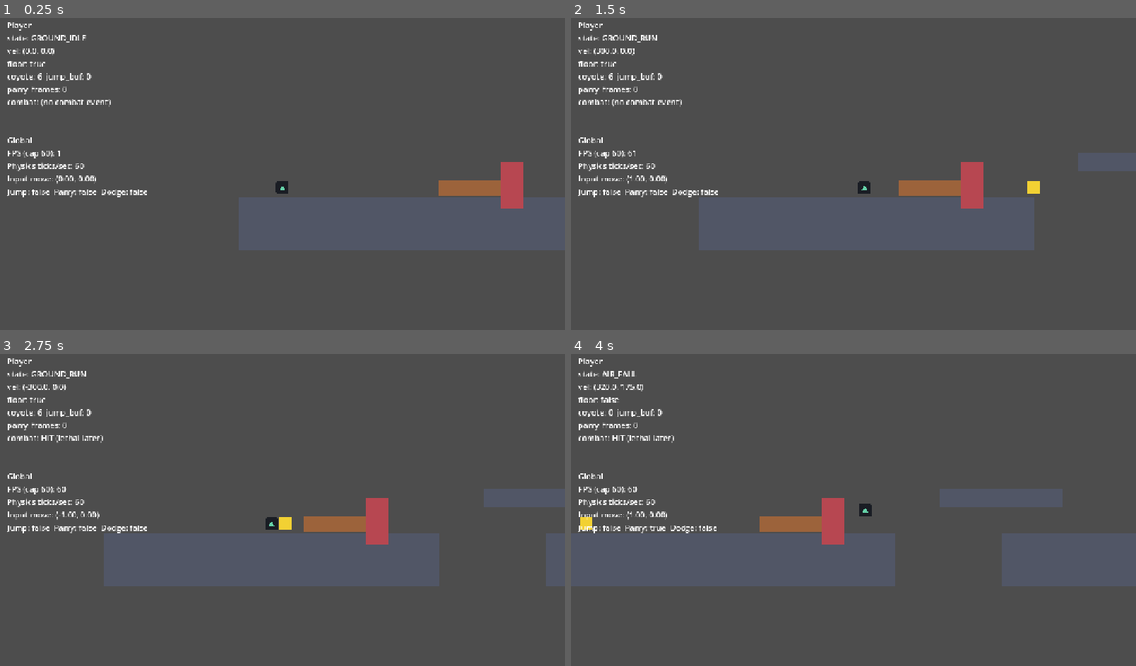
Above: before the commit, frames 1-4 (two rows, left to right).
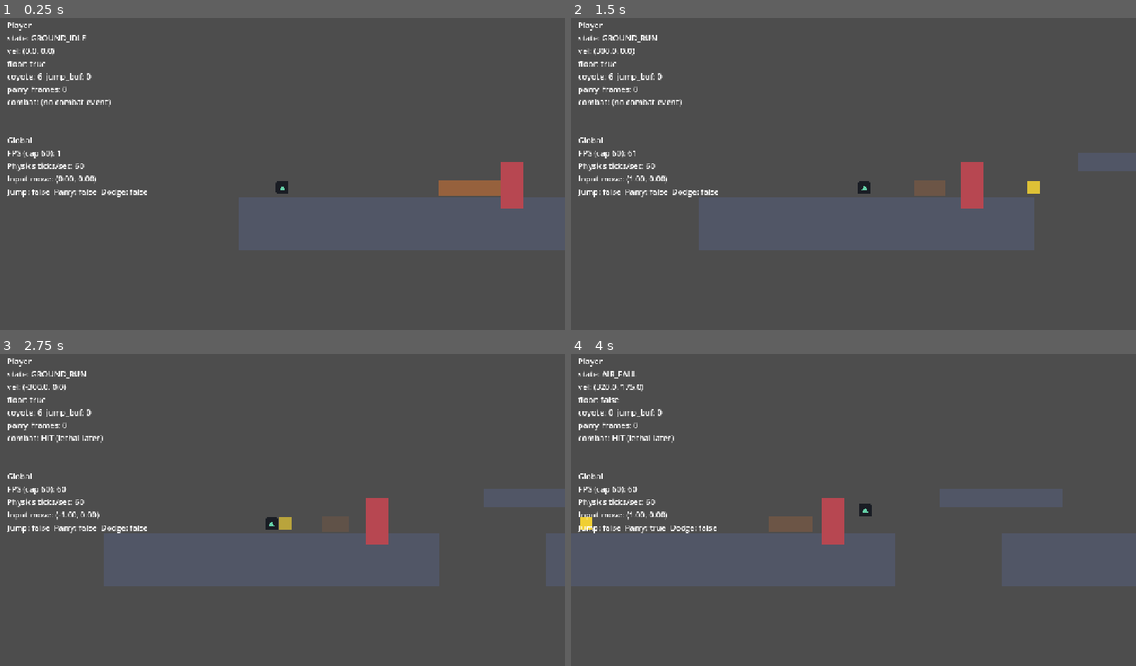
Above: after the commit, the same moments.

Repository: omarelsahy/FTWSA
Game: Godot game, scene res://scenes/levels/vertical_slice.tscn
Two runs of this game, one before a commit and one after it. Both use one fixed random seed, a clock stepped at 60 frames per second and the inputs below.
Inputs:
- Up to frame 1 (0.25 s): no input
- Up to frame 2 (1.5 s): hold Shift (dodge) 0.53-1.28 s; hold D (move_right) from 0.53 s (still down); tap Space (jump) at 0.77 s; tap E (parry) at 1.35 s
- Up to frame 3 (2.75 s): tap Space (jump) at 1.52 s; release D (move_right) at 2.03 s; hold A (move_left) from 2.03 s (still down); tap Z at 2.1 s
- Up to frame 4 (4 s): release A (move_left) at 2.78 s; hold D (move_right) from 2.78 s (still down); tap Shift (dodge) at 2.85 s; tap Space (jump) at 3.02, 3.77 s; hold E (parry) from 3.53 s (still down)

The runs differ from the first frame. In frame 2, 0.5% of the frame differs, in the area x 58-69%, y 52-58%; in frame 3, 0.6%, in the area x 49-65%, y 52-58%; in frame 4, 0.5%.

Commit message:
Animate SwingVisual by phase and pulse traveling bolt greybox art.

Diff:
--- a/scripts/combat/hit_source.gd
+++ b/scripts/combat/hit_source.gd
@@ -26,6 +26,10 @@
 @export var reflected_visual_color: Color = Color(0.2, 0.88, 1.0, 1.0)
 ## Wait this many physics frames before the first startup phase (boss pacing / staggered attacks).
 @export var defer_begin_frames: int = 0
+## Greybox: stretch `SwingVisual` along X from this factor → 1.0 during startup, hold in active, ease in recovery.
+@export var swing_visual_windup_scale_x: float = 0.14
+## If true and a `SwingVisual` child exists, drive scale/alpha by phase so attacks read as moving telegraphs.
+@export var animate_swing_visual: bool = true
 
 var _phase: Phase = Phase.STARTUP
 var _phase_frames_left: int = 0
@@ -33,12 +37,20 @@
 var _reflect_parry_cooldown: int = 0
 var _waiting_first_begin: bool = false
 var _defer_begin_remaining: int = 0
+var _swing_visual: Node2D
+var _swing_visual_initial_scale: Vector2 = Vector2.ONE
+var _bolt_visual: Polygon2D
+var _physics_tick: int = 0
 
 
 func _ready() -> void:
 	monitoring = false
 	collision_layer = 4 ## enemy_attack (project layer_3)
 	collision_mask = 0
+	_swing_visual = get_node_or_null("SwingVisual") as Node2D
+	if _swing_visual != null:
+		_swing_visual_initial_scale = _swing_visual.scale
+	_bolt_visual = get_node_or_null(String(reflect_visual_polygon_name)) as Polygon2D
 	if defer_begin_frames > 0:
 		_waiting_first_begin = true
 		_defer_begin_remaining = defer_begin_frames
@@ -48,12 +60,14 @@
 
 
 func _physics_process(delta: float) -> void:
+	_physics_tick += 1
 	if _waiting_first_begin:
 		if _defer_begin_remaining > 0:
 			_defer_begin_remaining -= 1
 		if _defer_begin_remaining == 0:
 			_begin_startup()
 			_waiting_first_begin = false
+		_update_attack_visual()
 		return
 
 	if travel_velocity.length_squared() > 0.0001:
@@ -64,11 +78,13 @@
 	if _phase_frames_left > 0:
 		if _reflect_parry_cooldown > 0:
 			_reflect_parry_cooldown -= 1
+		_update_attack_visual()
 		return
 	_advance_phase()
 
 	if _reflect_parry_cooldown > 0:
 		_reflect_parry_cooldown -= 1
+	_update_attack_visual()
 
 
 func _begin_startup() -> void:
@@ -77,6 +93,7 @@
 	_parry_consumed = false
 	monitoring = false
 	set_deferred(&"monitorable", true)
+	_reset_swing_visual_windup()
 
 
 func _advance_phase() -> void:
@@ -167,3 +184,48 @@
 	var vis := get_node_or_null(String(reflect_visual_polygon_name))
 	if vis is Polygon2D:
 		(vis as Polygon2D).color = reflected_visual_color
+
+
+func _reset_swing_visual_windup() -> void:
+	if not animate_swing_visual or _swing_visual == null:
+		return
+	var w := clampf(swing_visual_windup_scale_x, 0.02, 1.0)
+	_swing_visual.scale = Vector2(_swing_visual_initial_scale.x * w, _swing_visual_initial_scale.y)
+	_swing_visual.modulate.a = 0.2
+
+
+func _update_attack_visual() -> void:
+	if _waiting_first_begin:
+		if _swing_visual != null and animate_swing_visual:
+			_swing_visual.visible = false
+		return
+
+	if _swing_visual != null and animate_swing_visual:
+		_swing_visual.visible = true
+		var total := 1
+		var left := maxi(1, _phase_frames_left)
+		match _phase:
+			Phase.STARTUP:
+				total = maxi(1, startup_frames)
+				var t := 1.0 - float(left) / float(total)
+				var sx := lerpf(
+					_swing_visual_initial_scale.x * swing_visual_windup_scale_x,
+					_swing_visual_initial_scale.x,
+					t
+				)
+				_swing_visual.scale = Vector2(sx, _swing_visual_initial_scale.y)
+				_swing_visual.modulate.a = lerpf(0.22, 0.62, t)
+			Phase.ACTIVE:
+				_swing_visual.scale = _swing_visual_initial_scale
+				_swing_visual.modulate.a = 0.92
+			Phase.RECOVERY:
+				total = maxi(1, recovery_frames)
+				var u := float(left) / float(total)
+				var sx2 := lerpf(_swing_visual_initial_scale.x * 0.35, _swing_visual_initial_scale.x, u)
+				_swing_visual.scale = Vector2(sx2, _swing_visual_initial_scale.y)
+				_swing_visual.modulate.a = lerpf(0.2, 0.55, u)
+
+	## Traveling projectiles: whole node moves; add a light pulse so motion is obvious in greybox.
+	if _bolt_visual != null and travel_velocity.length_squared() > 40000.0:
+		var pulse := 0.82 + 0.18 * sin(float(_physics_tick) * 0.45)
+		_bolt_visual.modulate.a = pulse
